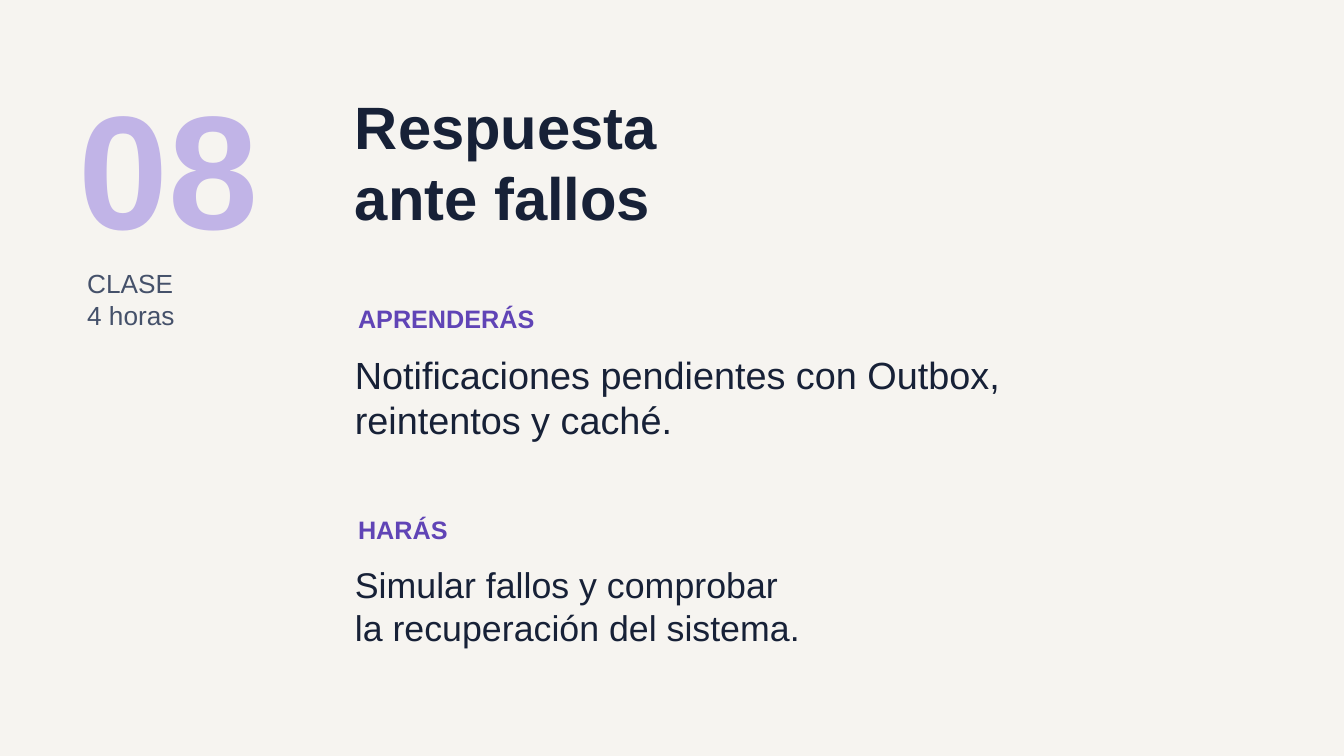
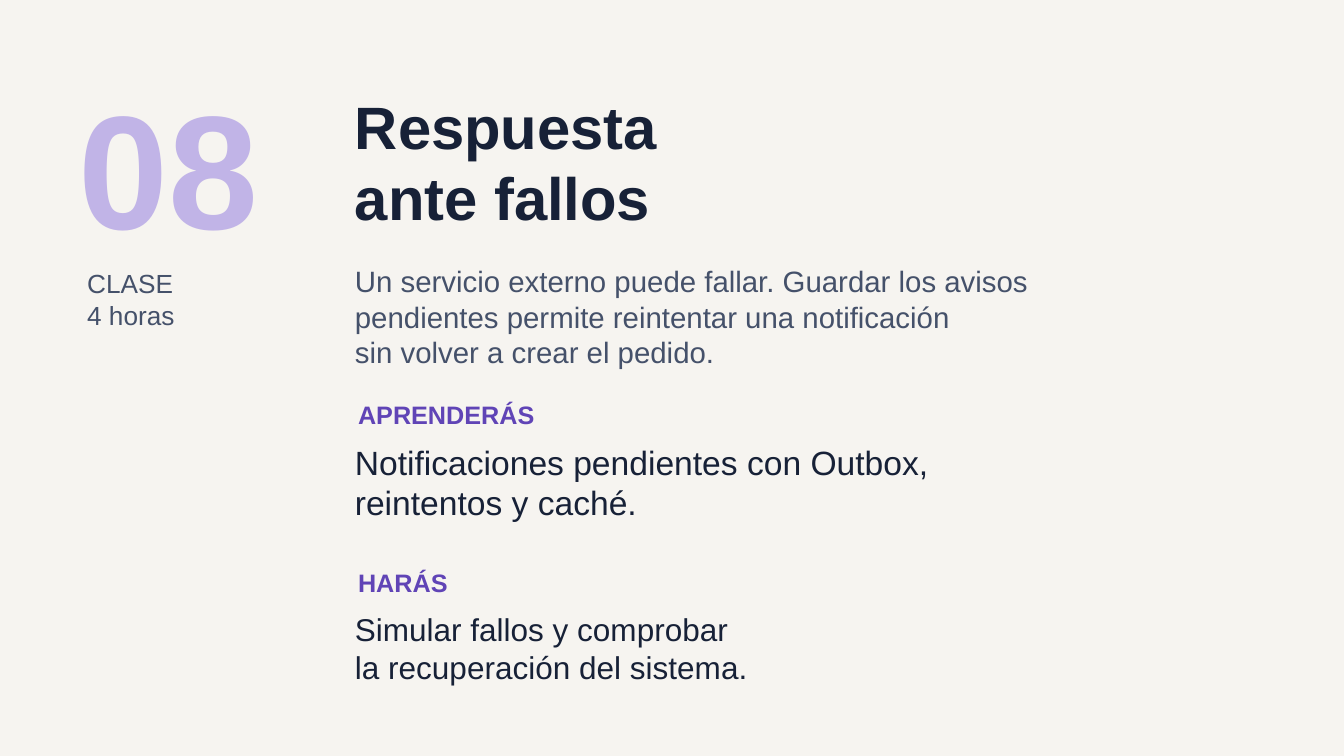
Before and after one commit to ychavez/CursoNETIA, a slide deck: slide 11 of instructor/clases/00-presentacion-alumnos.pptx. Drawn at 1344x756 pixels with LibreOffice and Linux fonts; fonts in the diff are those of the drawing. Boxes give left, top, right and bottom in pixels: in the first picture for what was removed or moved away, otherwise in the second. Text is boxed around its words. In the diff, an @@ line names an element or a change of style, - is before the commit and + after.

```diff
--- a/instructor/clases/00-presentacion-alumnos.pptx
+++ b/instructor/clases/00-presentacion-alumnos.pptx
@@ text added at [355,270,1027,369], 21 pt, text #45516A @@
+Un servicio externo puede fallar. Guardar los avisos
+pendientes permite reintentar una notificación
+sin volver a crear el pedido.
@@ text "APRENDERÁS": place and size @@
-text "APRENDERÁS" at [358,308,534,329]
+text "APRENDERÁS" at [358,403,534,425]
@@ text "Notificaciones pendientes con Outbox,": place and size @@
-text "Notificaciones pendientes con Outbox," at [355,361,999,442]
+text "Notificaciones pendientes con Outbox," at [355,450,929,522]
@@ text "Notificaciones pendientes con Outbox," at [355,450,929,522]: size 27 to 24 pt @@
@@ text "HARÁS": place and size @@
-text "HARÁS" at [358,519,448,540]
+text "HARÁS" at [358,571,448,593]
@@ text "Simular fallos y comprobar": place and size @@
-text "Simular fallos y comprobar" at [355,572,800,648]
+text "Simular fallos y comprobar" at [355,618,747,685]
@@ text "Simular fallos y comprobar" at [355,618,747,685]: size 25.5 to 22.5 pt @@
```
Also in this commit, not shown: 9 other slides changed, 1 other file.
